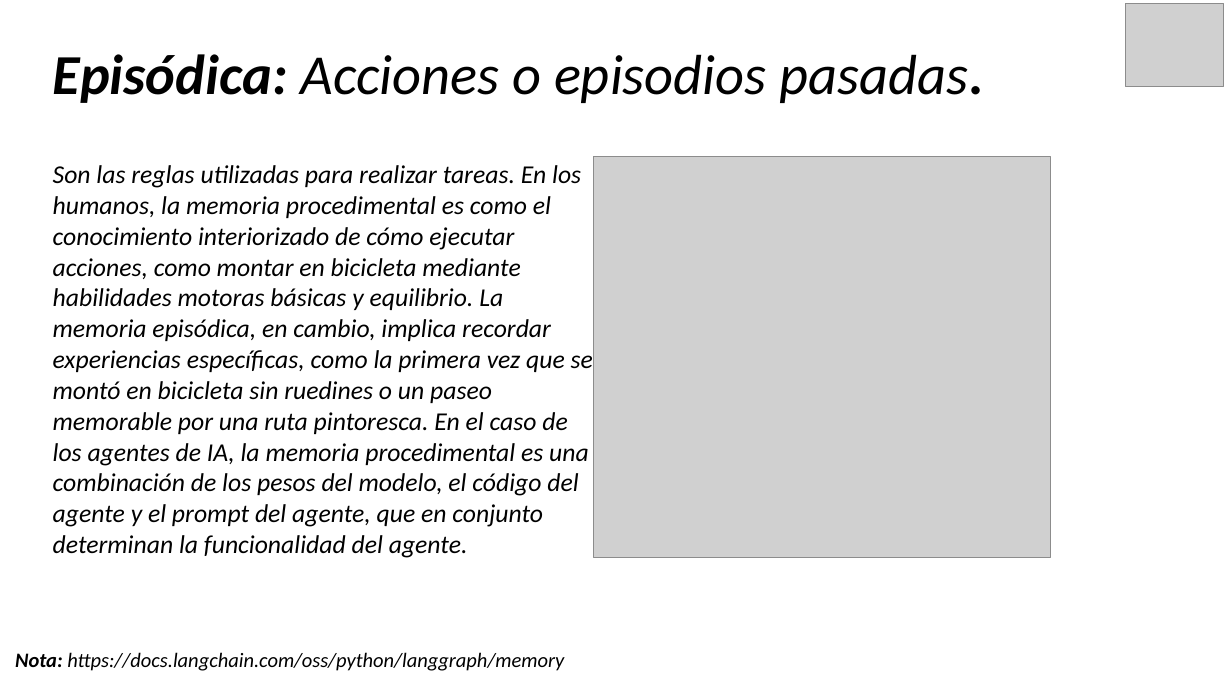
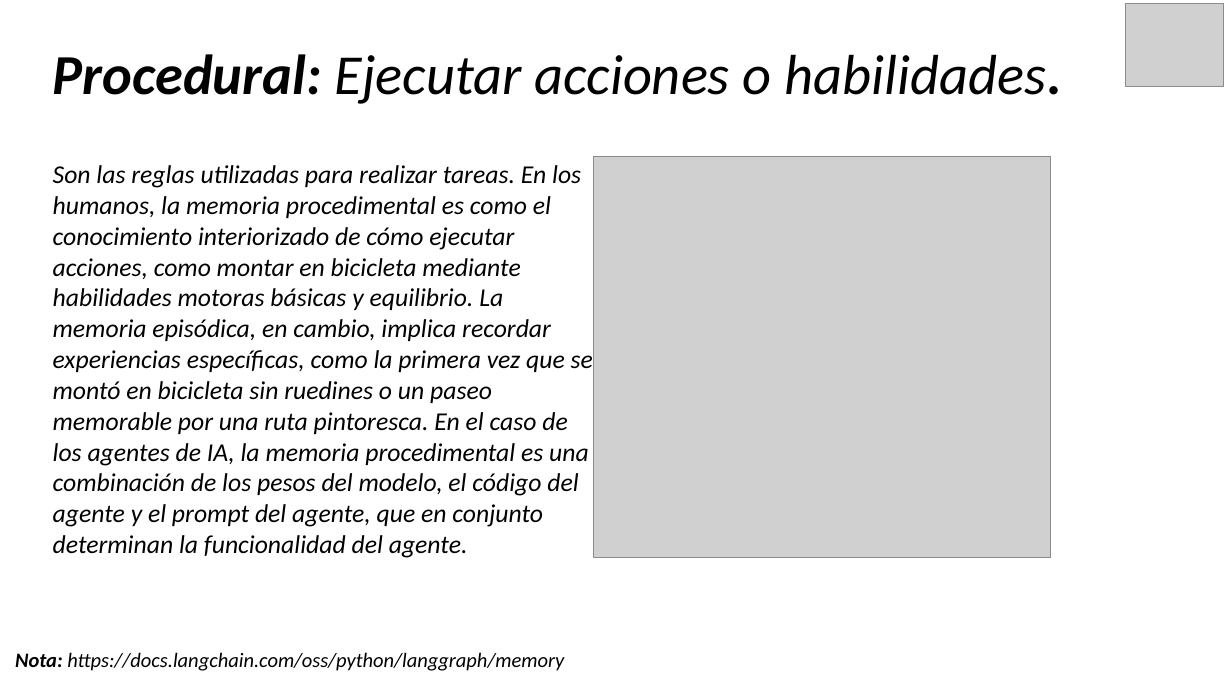
Before and after one commit to GKapppaa/INGENIERIA-DE-SOLUCIONES-CON-INTELIGENCIA-ARTIFICIAL_002D_OLS, a slide deck: slide 9 of Experiencia de Aprendizaje 2 - Desarrollo de Agente Inteligentes con AI/Clase 2.2/Clase 2.2.pptx (slide 10 before the commit). Drawn at 1232x693 pixels with LibreOffice and Linux fonts; fonts in the diff are those of the drawing; grey boxes stand for pictures. Boxes give left, top, right and bottom in pixels: in the first picture for what was removed or moved away, otherwise in the second. Text is boxed around its words. In the diff, an @@ line names an element or a change of style, - is before the commit and + after.

```diff
--- a/Experiencia de Aprendizaje 2 - Desarrollo de Agente Inteligentes con AI/Clase 2.2/Clase 2.2.pptx
+++ b/Experiencia de Aprendizaje 2 - Desarrollo de Agente Inteligentes con AI/Clase 2.2/Clase 2.2.pptx
@@ text at [53,54,1062,104]: text changed @@
-Episódica: Acciones o episodios pasadas.
+Procedural: Ejecutar acciones o habilidades.
```
Also in this commit, not shown: 1 slide removed, 4 other files.
